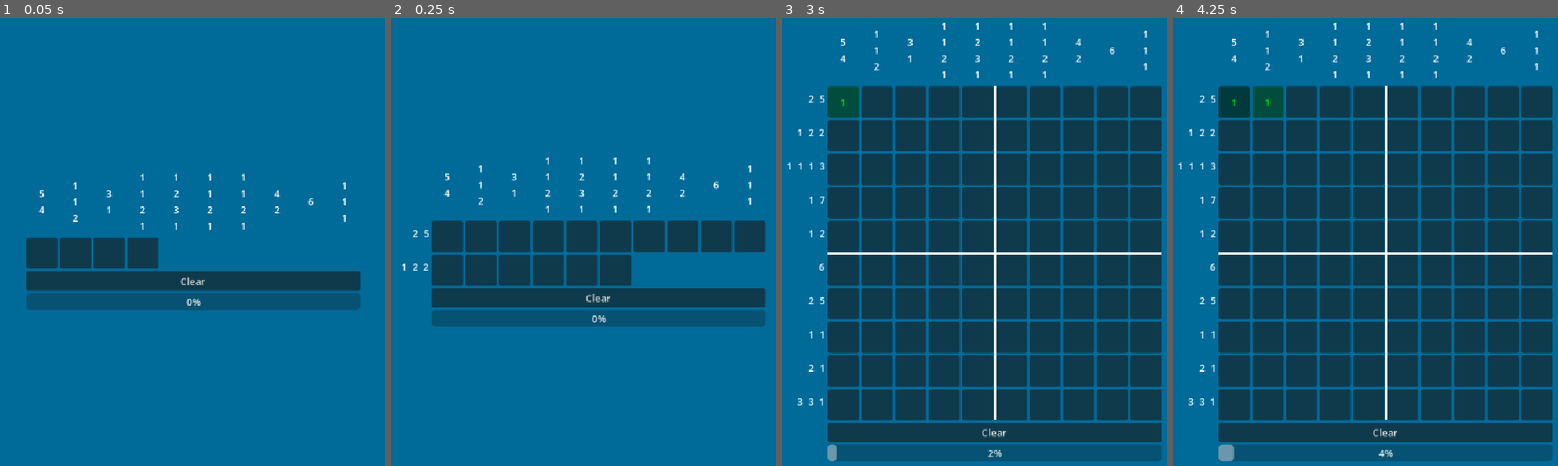
Above: before the commit, frames 1-4 (left to right).
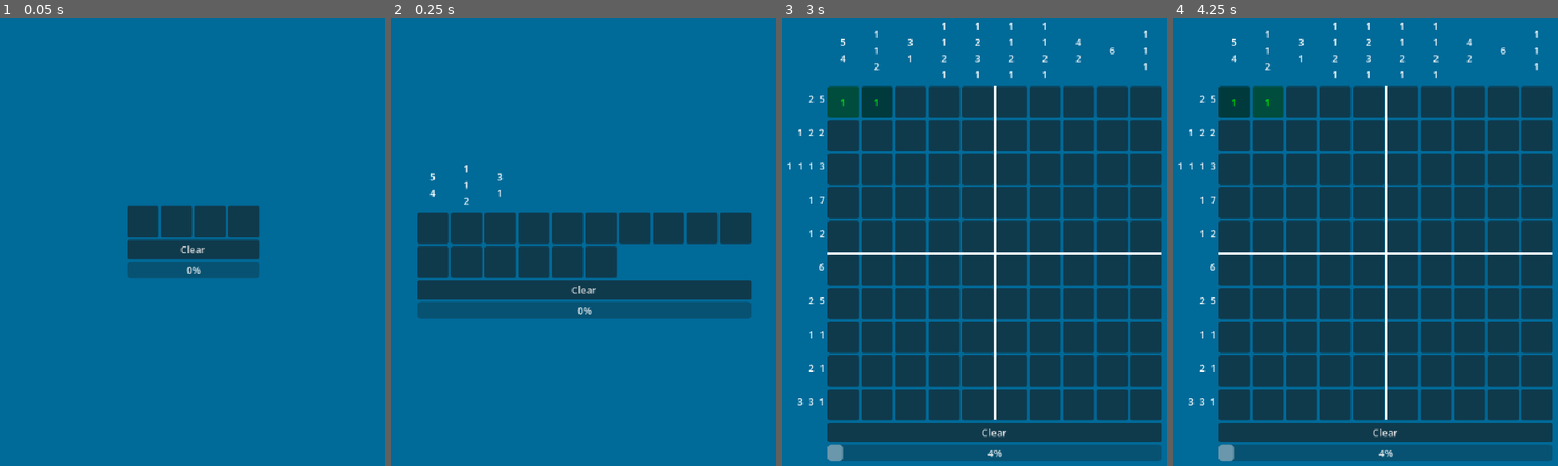
Above: after the commit, the same moments.

Repository: raymondh-rock/Nonogram-clone
Game: Godot game, scene res://game.tscn
Two runs of this game, one before a commit and one after it. Both use one fixed random seed, a clock stepped at 60 frames per second and the inputs below.
Inputs (mouse positions are in pixels of both pictures, inside the frame that each line leads up to):
- Up to frame 1 (0.05 s): no input
- Up to frame 2 (0.25 s): no input
- Up to frame 3 (3 s): click (843, 201) at 0.52 s; click "1" at 1.25 s; click "1" at 2 s; click (843, 103) at 2.77 s
- Up to frame 4 (4.25 s): click (1269, 103) at 3.52 s

The runs differ from the first frame. In frame 1, 13% of the frame differs, in the area x 6-94%, y 34-66%; in frame 2, 10%; in frame 3, 0.1%; in frame 4, nothing differs.

Commit message:
Added animation and sound

Diff:
--- a/game.gd
+++ b/game.gd
@@ -6,6 +6,7 @@
 @onready var row_labels_container: VBoxContainer = $CenterContainer/MainHBox/RowLabels
 @onready var col_labels_container: HBoxContainer = $CenterContainer/MainHBox/GridWrapper/ColLabels
 @onready var progress_bar: ProgressBar = $CenterContainer/MainHBox/GridWrapper/ProgressBar
+@onready var Lclick= $CenterContainer/Lclick
 
 
 var board_data = []
@@ -52,6 +53,7 @@
 
 	create_legend_labels()
 	create_board()
+	#timeout only nessecary because board build animation takes a second
 	await get_tree().create_timer(1.5).timeout
 	draw_center_dividers()
 
@@ -67,6 +69,7 @@
 			# Connect the gui_input signal to handle mouse clicks on the button
 			btn.gui_input.connect(_on_button_gui_input.bind(btn))
 			grid_container.add_child(btn)
+			# Not nessecary just to show how the grid is built
 			await get_tree().create_timer(0.01).timeout
 
 
@@ -78,7 +81,7 @@
 	var h_sep = grid_container.get_theme_constant("h_separation")
 	var v_sep = grid_container.get_theme_constant("v_separation")
 
-	# If h_sep returns 0, set it to GridContainer's default override (usually 4px)
+	# If h_sep returns 0, set it to GridContainer's default override
 	if h_sep == 0:
 		h_sep = 4
 
@@ -94,6 +97,7 @@
 
 		# Set exact width matching each button column + grid gap
 		lbl.custom_minimum_size = Vector2(button_size.x, 0)
+		await get_tree().create_timer(0.05).timeout
 		col_labels_container.add_child(lbl)
 
 	# Row Labels
@@ -110,7 +114,7 @@
 		lbl.horizontal_alignment = HORIZONTAL_ALIGNMENT_RIGHT
 		lbl.vertical_alignment = VERTICAL_ALIGNMENT_CENTER
 		lbl.custom_minimum_size = Vector2(0, button_size.y)
-		await get_tree().create_timer(0.1).timeout
+		await get_tree().create_timer(0.05).timeout
 		row_labels_container.add_child(lbl)
 
 
@@ -122,7 +126,7 @@
 	for child in crosshairs.get_children():
 		child.queue_free()
 
-	# Match crosshairs directly to GridContainer's position and size
+	# Match crosshairs to GridContainer's position and size
 	crosshairs.global_position = grid_container.global_position
 	crosshairs.size = grid_container.size
 
@@ -138,7 +142,7 @@
 	if h_sep == 0: h_sep = 4
 	if v_sep == 0: v_sep = 4
 
-	# Calculate split center relative to crosshairs (0,0)
+	# Calculate center relative to crosshairs
 	var center_x_pos = half_x * (button_size.x + h_sep) - (h_sep / 2.0)
 	var center_y_pos = half_y * (button_size.y + v_sep) - (v_sep / 2.0)
 
@@ -150,7 +154,7 @@
 	v_line.mouse_filter = Control.MOUSE_FILTER_IGNORE
 	crosshairs.add_child(v_line)
 
-	# 2. Horizontal Center Line
+	# horizontal crosshair
 	var h_line = ColorRect.new()
 	h_line.color = line_color
 	h_line.size = Vector2(grid_container.size.x, line_thickness)
@@ -212,12 +216,13 @@
 		var correct_val: int = solution_board[x][y]
 
 		if correct_val == 1:
+			Lclick.play()
 			new_val = 1
 		else:
 			new_val = -1
 
 	elif mouse_button == MOUSE_BUTTON_RIGHT:
-		# Toggle between Right-Clicked Flag (2 -> Grey) and Empty (0 -> Normal)
+		# Toggle between rclick (2=Grey) and empty (0=Normal)
 		if current_val == 2:
 			new_val = 0
 		else:
@@ -232,7 +237,7 @@
 			filled_correct += 1
 			progress_bar.value = filled_correct
 			if filled_correct == total_correct:
-				print("Puzzle complete!")
+				print("Nonogram complete!")
 
 func clear_board() -> void:
 	# 1. Reset board_data values to default (0)
@@ -250,18 +255,18 @@
 func update_cell_ui(btn: Button, value: int) -> void:
 	match value:
 		0:
-			# Normal / Unclicked state
+			# Normal
 			btn.modulate = Color.WHITE
 			btn.text = ""
 		1:
-			# Correct Left Click /Green
+			# Correct Lclick=green
 			btn.modulate = Color.GREEN
 			btn.text = "1"
 		-1:
-			# Incorrect Left Click /Red
+			# Incorrect Lclick=red
 			btn.modulate = Color.RED
 			btn.text = "X"
 		2:
-			# Right Click Flag / Grey
+			# Rclick=grey
 			btn.modulate = Color.GRAY
 			btn.text = "?"
--- a/game.tscn
+++ b/game.tscn
@@ -1,6 +1,7 @@
 [gd_scene format=3 uid="uid://bxi6hb72tg6d7"]
 
 [ext_resource type="Script" uid="uid://d135n47a3d6a7" path="res://game.gd" id="1_80nbo"]
+[ext_resource type="AudioStream" uid="uid://dfjlq0kgyp8mf" path="res://audio/lclick.wav" id="2_e2o6t"]
 
 [node name="Game" type="Control" unique_id=494073812]
 layout_mode = 3
@@ -68,4 +69,7 @@
 [node name="ProgressBar" type="ProgressBar" parent="CenterContainer/MainHBox/GridWrapper" unique_id=2110106253]
 layout_mode = 2
 
+[node name="Lclick" type="AudioStreamPlayer2D" parent="CenterContainer" unique_id=1549794422]
+stream = ExtResource("2_e2o6t")
+
 [connection signal="pressed" from="CenterContainer/MainHBox/GridWrapper/ClearButton" to="." method="_on_clear_button_pressed"]
Not shown, added: audio/lclick.wav.import
Not shown, added: audio/lclick.wav
Not shown, added: readme.md
